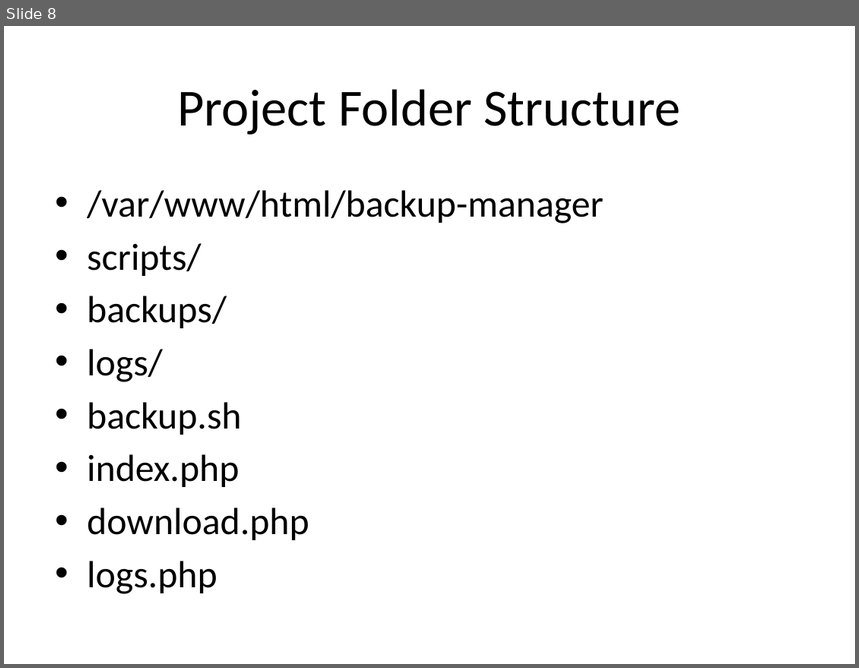
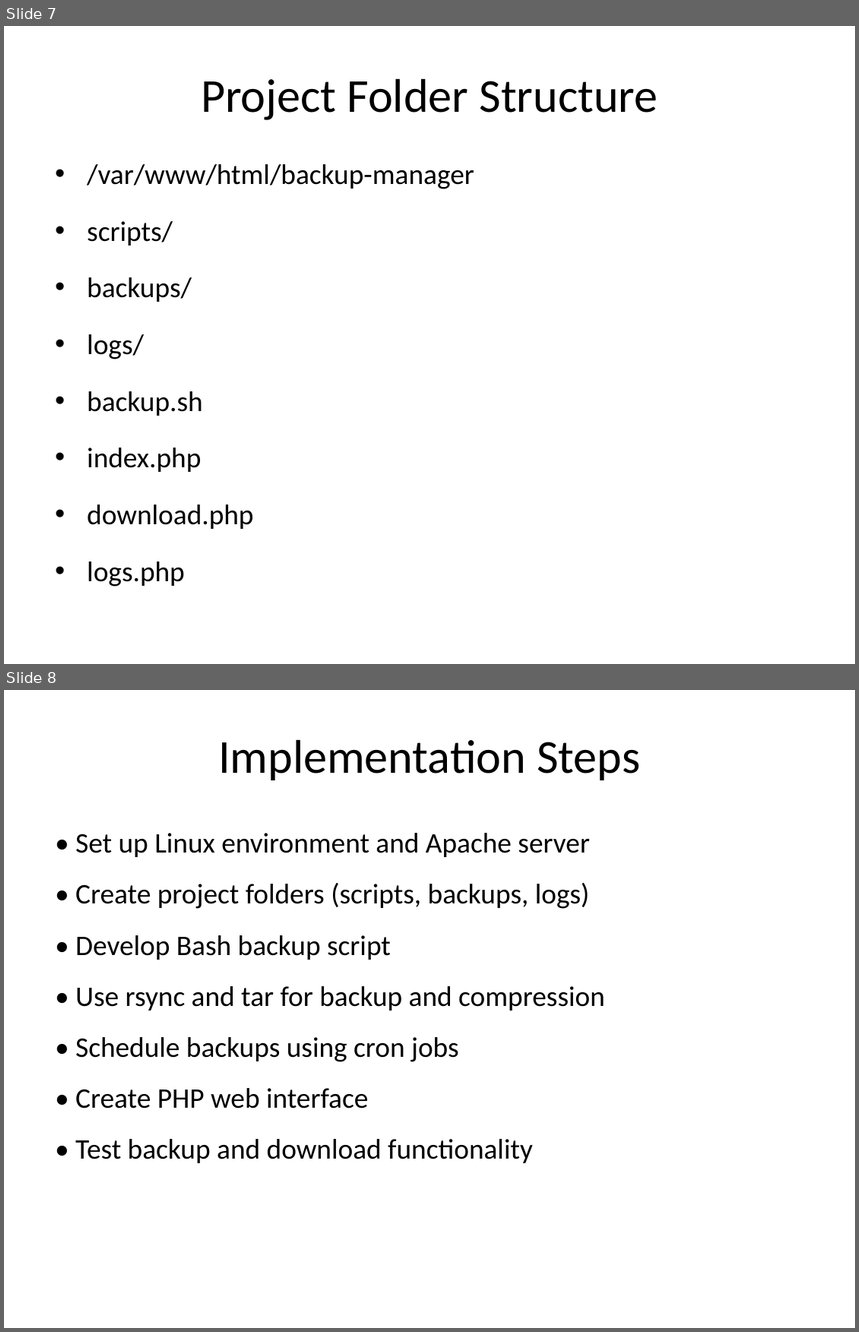
Before and after one commit to VarshithreddyMuddasani/Automated-Backup-Web-Manager-using-Linux, a slide deck: Project PPT.pptx. Shown one above the other, each under a label of ours: slide 8 before the commit, slides 7 and 8 after it. The pictures are 859x668 and 859x1332 pixels, drawn with LibreOffice and Linux fonts; fonts in the diff are those of the drawing. Boxes give left, top, right and bottom in pixels: in the first picture for what was removed or moved away, otherwise in the second. Text is boxed around its words. In the diff, an @@ line names an element or a change of style, - is before the commit and + after.

```diff
--- a/Project PPT.pptx
+++ b/Project PPT.pptx
@@ slide 8 added at (4, 690, 855, 1328), background #FFFFFF @@
@@ title added at (218, 739, 640, 780), 40 pt, text #000000 @@
+Implementation Steps
@@ text added at (75, 833, 605, 1163), 24 pt, text #000000 @@
+• Set up Linux environment and Apache server
+• Create project folders (scripts, backups, logs)
+• Develop Bash backup script
+• Use rsync and tar for backup and compression
+• Schedule backups using cron jobs
+• Create PHP web interface
+• Test backup and download functionality
@@ what was slide 8 is now slide 7 @@
@@ slide 7 changed as well @@
@@ title "Project Folder Structure" at (201, 78, 658, 120): size 44 to 40 pt @@
@@ text "/var/www/html/backup-manager": place and size @@
-text "/var/www/html/backup-manager" at (87, 190, 604, 594)
+text "/var/www/html/backup-manager" at (87, 164, 474, 587)
@@ text "/var/www/html/backup-manager" at (87, 164, 474, 587): size 32 to 24 pt; line spacing 1 to 1.5; less space between paragraphs @@
```
Also in this commit, not shown: 8 other slides changed, 1 other slide added, 4 slides removed.
